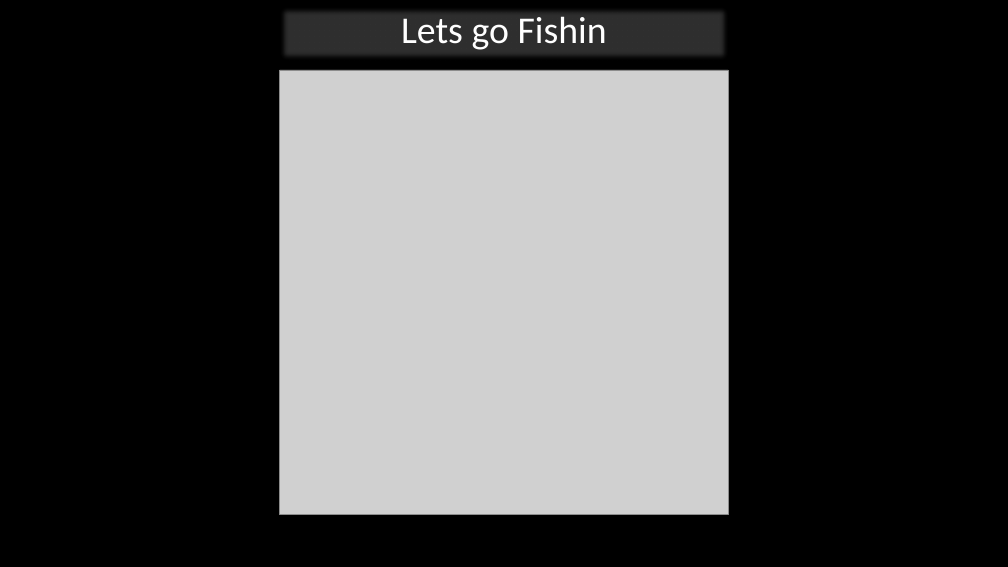
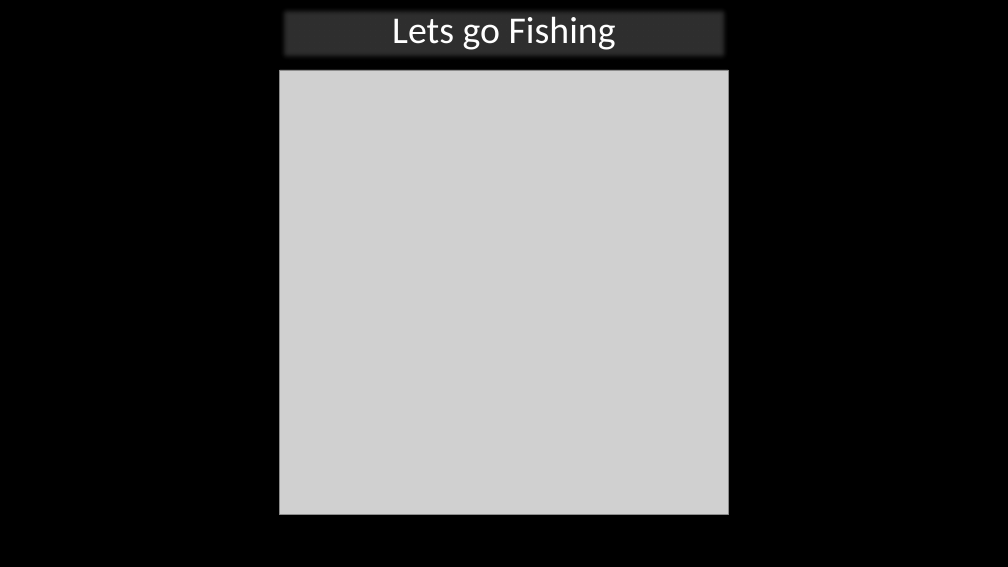
Before and after one commit to marveld21/Final-Project_Bass_Fishing_Analysis, a slide deck: slide 10 of Presentation.pptx (slide 8 before the commit). Drawn at 1008x567 pixels with LibreOffice and Linux fonts; fonts in the diff are those of the drawing; grey boxes stand for pictures. Boxes give left, top, right and bottom in pixels: in the first picture for what was removed or moved away, otherwise in the second. Text is boxed around its words. In the diff, an @@ line names an element or a change of style, - is before the commit and + after.

```diff
--- a/Presentation.pptx
+++ b/Presentation.pptx
@@ text at (392, 16, 616, 50): text changed @@
-Lets go Fishin
+Lets go Fishing
```
Also in this commit, not shown: 5 other slides changed, 2 slides added.
